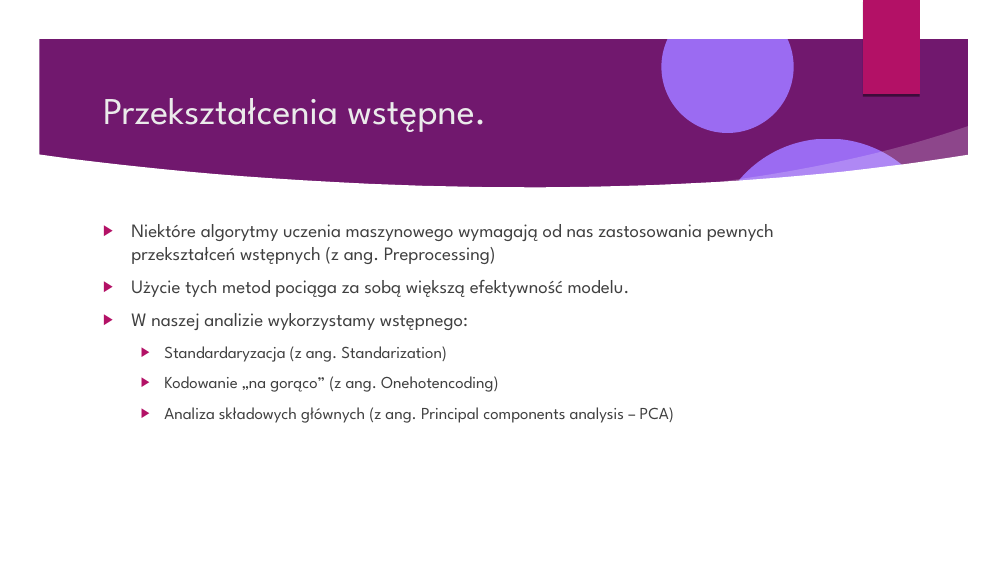
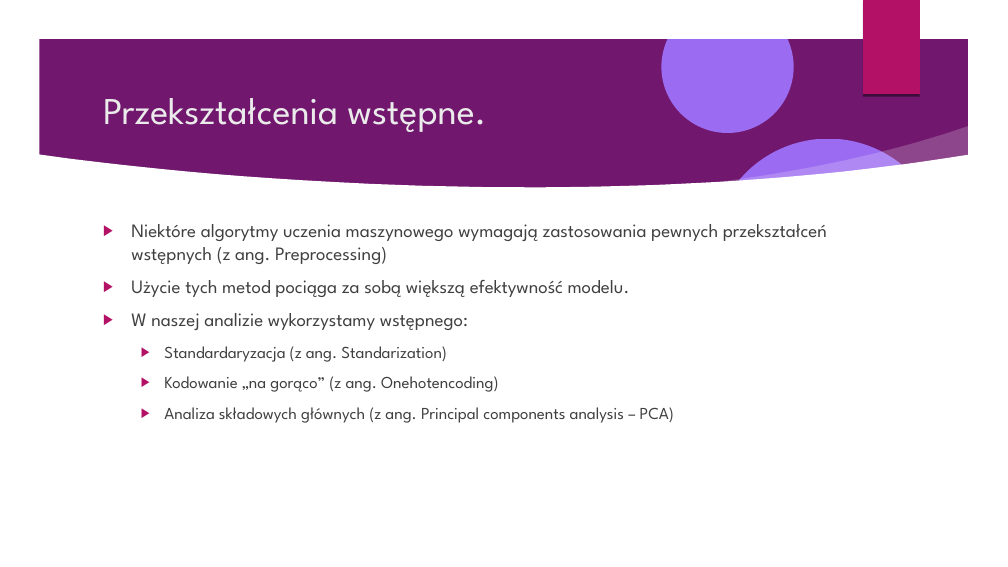
Before and after one commit to Pawel-Tomasz-Nowak/Scientific-collaboration, a slide deck: slide 69 of EmissionAnalysis/Prezentacja projektu.odp (slide 70 before the commit). Drawn at 1008x567 pixels with LibreOffice and Linux fonts; fonts in the diff are those of the drawing; background and template pictures are left out. Boxes give left, top, right and bottom in pixels: in the first picture for what was removed or moved away, otherwise in the second. Text is boxed around its words. In the diff, an @@ line names an element or a change of style, - is before the commit and + after.

```diff
--- a/EmissionAnalysis/Prezentacja projektu.odp
+++ b/EmissionAnalysis/Prezentacja projektu.odp
@@ text at [131, 224, 827, 264]: text changed @@
-▶ Niektóre algorytmy uczenia maszynowego wymagają od nas zastosowania pewnych przekształceń wstępnych (z ang. Preprocessing)
+▶ Niektóre algorytmy uczenia maszynowego wymagają zastosowania pewnych przekształceń wstępnych (z ang. Preprocessing)
```
Also in this commit, not shown: 19 other slides changed, 3 slides added, 3 slides removed, 2 other files.
